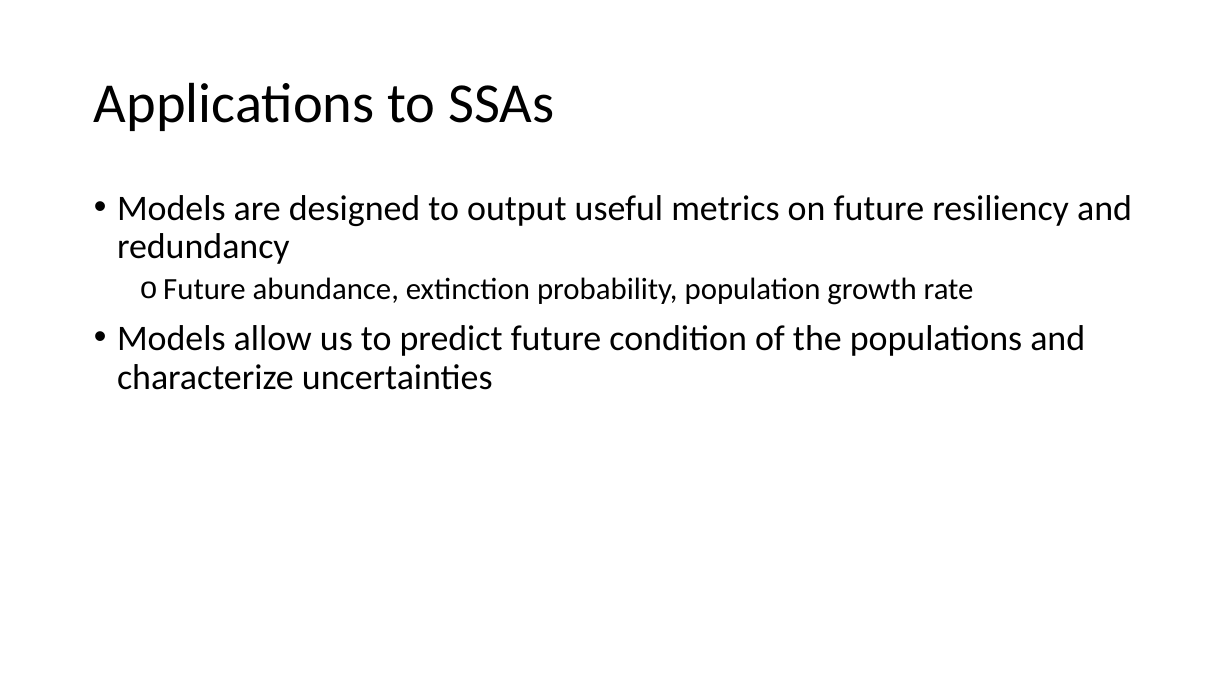
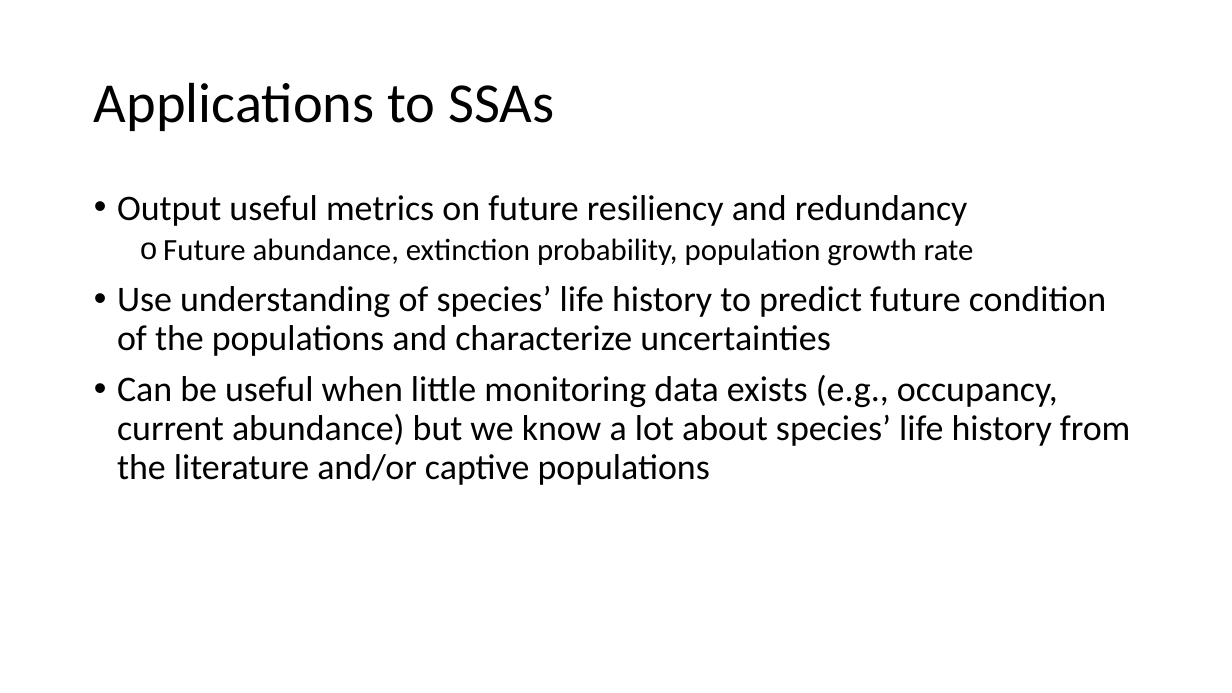
Before and after one commit to annamtucker/ssa-200, a slide deck: slide 2 of static/lectures/SSA_MatrixDemPVA.pptx. Drawn at 1232x693 pixels with LibreOffice and Linux fonts; fonts in the diff are those of the drawing; background and template pictures are left out. Boxes give left, top, right and bottom in pixels: in the first picture for what was removed or moved away, otherwise in the second. Text is boxed around its words. In the diff, an @@ line names an element or a change of style, - is before the commit and + after.

```diff
--- a/static/lectures/SSA_MatrixDemPVA.pptx
+++ b/static/lectures/SSA_MatrixDemPVA.pptx
@@ text at <box>117,195,968,226</box>: text changed @@
-• Models are designed to output useful metrics on future resiliency and redundancy
+• Output useful metrics on future resiliency and redundancy
@@ text at <box>117,285,1130,485</box>: text changed @@
-• Models allow us to predict future condition of the populations and characterize uncertainties
+• Use understanding of species’ life history to predict future condition of the populations and characterize uncertainties
+• Can be useful when little monitoring data exists (e.g., occupancy, current abundance) but we know a lot about species’ life history from the literature and/or captive populations
```
Also in this commit, not shown: 16 other slides changed, 37 slides added, 22 slides removed, 15 other files.
